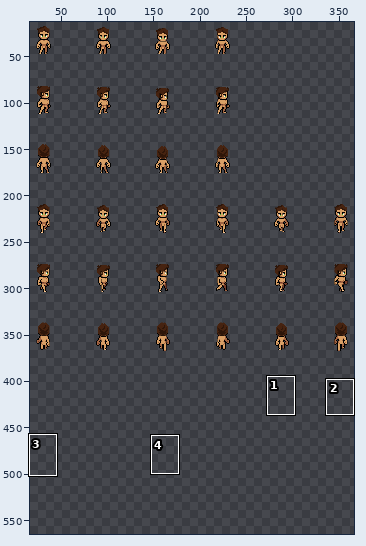
One commit to this sprite sheet: Assets/Textures/Characters/npc_spritesheet.png. The picture above shows the old version from afar; the outline marks the close-up.
Close-up. As it was:
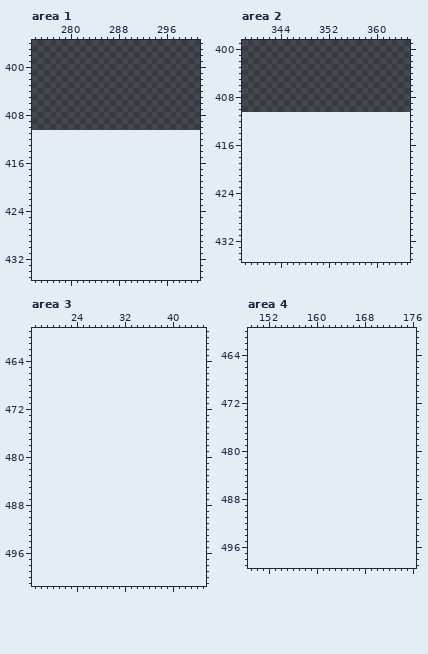
The file is 400x411 pixels. Shown: area 1: x 274..301, y 396..435; area 2: x 338..365, y 399..435; area 3: x 17..45, y 459..501; area 4: x 149..176, y 460..499. The old version is drawn lined up with the new one, on the new canvas. The wide view leaves out empty margins. The commit also changed other parts of the picture, which this record leaves out.
And afterwards:
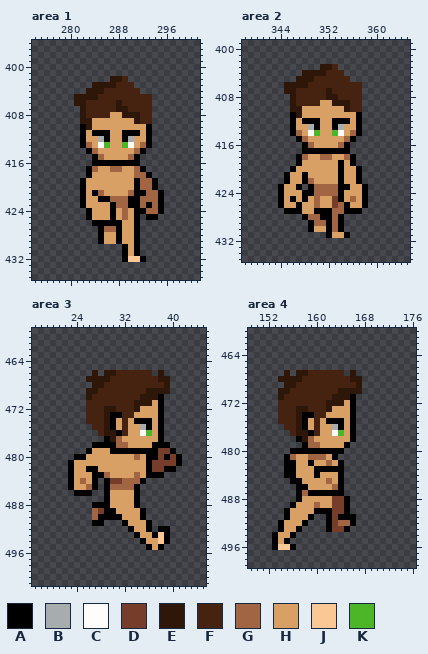
Palette (. is transparent): A #000000  B #a7acae  C #fffcfc  D #763d2b  E #2e1609  F #462310  G #a26543  H #d9a066  J #fac895  K #4cb528
The exact change:
canvas 400x411 -> 400x576
Area 1:
y 402: x 287..289 ... -> EEF
y 403: x 284..290 ....... -> EEEEFFF
y 404: x 283..291 ......... -> EEEFFFFFF
y 405: x 281..293 ............. -> EEEEFFFFFFFFF
y 406: x 281..293 ............. -> EEFFFFFEFFFFF
y 407: x 282..293 ............ -> EFFFFFEEFFFF
y 408: x 282..293 ............ -> EFFFFHHEEEFF
y 409: x 282..293 ............ -> EEHHHHHHHEFF
y 410: x 282..293 ............ -> AEHHHHHHHHHA
y 411: x 282..293 ............ -> AHAAAHHAAAHA
y 412: x 282..293 ............ -> AHHBAHHABHHA
y 413: x 282..293 ............ -> AGHCKHHKCHGA
y 414: x 283..292 .......... -> AGHHHHHHGA
y 415: x 284..291 ........ -> AGHHHHGA
y 416: x 284..291 ........ -> AAAAAAAA
y 417: x 283..292 .......... -> AGHHGGHHGA
y 418: x 283..293 ........... -> AHHHHHHHGGA
y 419..420: x 282..294 ............. -> AHHHHHHHHAGGA
y 421: x 282..295 .............. -> AHAGHHHHGAAGGA
y 422: x 282..295 .............. -> AHHAAGGGAAGGGA
y 423: x 282..295 .............. -> AHHHHAGGAAGAGA
y 424: x 283..295 ............. -> AHHHAHGHAAGGA
y 425: x 283..291 ......... -> AHHHAHGHA; x 293..294 .. -> AA
y 426: x 284..291 ........ -> AAAAAHHA
y 427: x 285..291 ....... -> AGGAHHA
y 428..429: x 285..291 ....... -> AHHAHHA
y 430..431: x 289..291 ... -> AHA
y 432: x 289..292 .... -> AJJA
Area 2:
y 403: x 351..353 ... -> EEF
y 404: x 348..354 ....... -> EEEEFFF
y 405: x 347..355 ......... -> EEEFFFFFF
y 406: x 345..357 ............. -> EEEEFFFFFFFFF
y 407: x 345..357 ............. -> EEFFFFFEFFFFF
y 408: x 346..357 ............ -> EFFFFFEEFFFF
y 409: x 346..357 ............ -> EFFFFHHEEEFF
y 410: x 346..357 ............ -> EEHHHHHHHEFF
y 411: x 346..357 ............ -> AEHHHHHHHHHA
y 412: x 346..357 ............ -> AHAAAHHAAAHA
y 413: x 346..357 ............ -> AHHBAHHABHHA
y 414: x 346..357 ............ -> AGHCKHHKCHGA
y 415: x 347..356 .......... -> AGHHHHHHGA
y 416: x 348..355 ........ -> AGHHHHGA
y 417: x 348..355 ........ -> AAAAAAAA
y 418: x 347..356 .......... -> AGHHGGHHGA
y 419: x 347..356 .......... -> AHHHHHHAHA
y 420: x 346..357 ............ -> AHHHHHHHAHHA
y 421: x 345..357 ............. -> AHHAHHHHHAHHA
y 422: x 345..357 ............. -> AHHAGHHHHAHHA
y 423: x 344..347 .... -> AHHA; x 349..358 .......... -> AGGGGAAHHA
y 424: x 344..358 ............... -> AHHHAAGGGGAHHHA
y 425: x 344..358 ............... -> AHAHAHGHHDAHGHA
y 426: x 344..358 ............... -> AHHAHHGHHDGAHHA
y 427: x 345..357 ............. -> AAAHHAAAGGAAA
y 428: x 348..354 ....... -> AGGAAGA
y 429: x 349..354 ...... -> AGGAGA
y 430: x 349..354 ...... -> AHHAGA
y 431: x 352..355 .... -> AHHA
Area 3:
y 466: x 27 . -> E; x 29..36 ........ -> EEFFFFFF; x 38 . -> E
y 467: x 26..39 .............. -> EEEEFFFFFFFFEE
y 468: x 27..39 ............. -> EEFFFFFFFFFFE
y 469: x 26..39 .............. -> EEFFFFFFFFEEEE
y 470: x 26..38 ............. -> EFFFFFFFFEEEA
y 471: x 26..38 ............. -> FFFFFFFFEEEHA
y 472: x 26..38 ............. -> FFFEEFFFEHHHA
y 473: x 26..38 ............. -> FFFEAAFFHHHHA
y 474: x 26..38 ............. -> FFFEAHFHAAAHA
y 475: x 27..38 ............ -> FFEAHFHHBAHA
y 476: x 28..38 ........... -> FEEAFHHCKHA
y 477: x 29..38 .......... -> AEGHHHHHHA
y 478: x 27..39 ............. -> AAAAGGHHHHAAA
y 479: x 26..40 ............... -> AHHHAAAAAAAADDA
y 480: x 24..41 .................. -> AAHHHHHHHHGHAADADA
y 481: x 23..41 ................... -> AHHHHHHHHHHHHADDDDA
y 482: x 23..40 .................. -> AHHAAHHHHHHHHADDAA
y 483: x 23..38 ................ -> AHHHAAGHHHHGHAAA
y 484: x 23..27 ..... -> AHGHA; x 29..35 ....... -> ADDGGGA
y 485: x 23..27 ..... -> AHHGA; x 29..34 ...... -> AGGGGA
y 486: x 24..26 ... -> AAA; x 29..34 ...... -> AHHHHA
y 487: x 29..34 ...... -> AHHHHA
y 488: x 27..34 ........ -> AAAHHHHA
y 489: x 27..35 ......... -> GDAAHHHHA
y 490: x 27..35 ......... -> GAAAAHHHA
y 491: x 27..28 .. -> AA; x 32..36 ..... -> AHHHA
y 492: x 33..36 .... -> AHHA; x 38..39 .. -> AA
y 493: x 34..39 ...... -> AHHAJA
y 494: x 35..39 ..... -> AHHJA
y 495: x 36..38 ... -> AHA
Area 4:
y 467: x 155 . -> E; x 157..164 ........ -> EEFFFFFF; x 166 . -> E
y 468: x 154..167 .............. -> EEEEFFFFFFFFEE
y 469: x 155..167 ............. -> EEFFFFFFFFFFE
y 470: x 154..167 .............. -> EEFFFFFFFFEEEE
y 471: x 154..166 ............. -> EFFFFFFFFEEEA
y 472: x 154..166 ............. -> FFFFFFFFEEEHA
y 473: x 154..166 ............. -> FFFEEFFFEHHHA
y 474: x 154..166 ............. -> FFFEAAFFHHHHA
y 475: x 154..166 ............. -> FFFEAHFHAAAHA
y 476: x 155..166 ............ -> FFEAHFHHBAHA
y 477: x 156..166 ........... -> FEEAFHHCKHA
y 478: x 157..166 .......... -> AEGHHHHHHA
y 479: x 158..165 ........ -> AGGHHHHA
y 480: x 156..164 ......... -> AAAAAAAAA
y 481: x 155..163 ......... -> AGHHGGGHA
y 482: x 155..164 .......... -> AAHHAHHGHA
y 483: x 155..164 .......... -> AAHHHAAAAA
y 484: x 155..164 .......... -> AAHHHAHHHA
y 485: x 156..164 ......... -> AAHHHHGHA
y 486: x 157..164 ........ -> AAHHHHGA
y 487: x 157..164 ........ -> AGAAAAAA
y 488: x 157..165 ......... -> AHHHHHDDA
y 489: x 156..165 .......... -> AHHHGHHDDA
y 490: x 155..165 ........... -> AHHHHAAADDA
y 491: x 155..159 ..... -> AHHHA; x 162..166 ..... -> ADAAA
y 492: x 154..158 ..... -> AHHHA; x 162..166 ..... -> ADGGA
y 493: x 154..157 .... -> AHHA; x 162..165 .... -> ADDA
y 494: x 153..156 .... -> AHHA
y 495: x 153..155 ... -> AHA
y 496: x 153..156 .... -> AJJA
Changed places in both close-ups, as pixel boxes (x1, y1, x2, y2):
added: (74, 76, 164, 262)
added: (278, 64, 368, 238)
added: (68, 370, 182, 550)
added: (272, 370, 362, 550)
